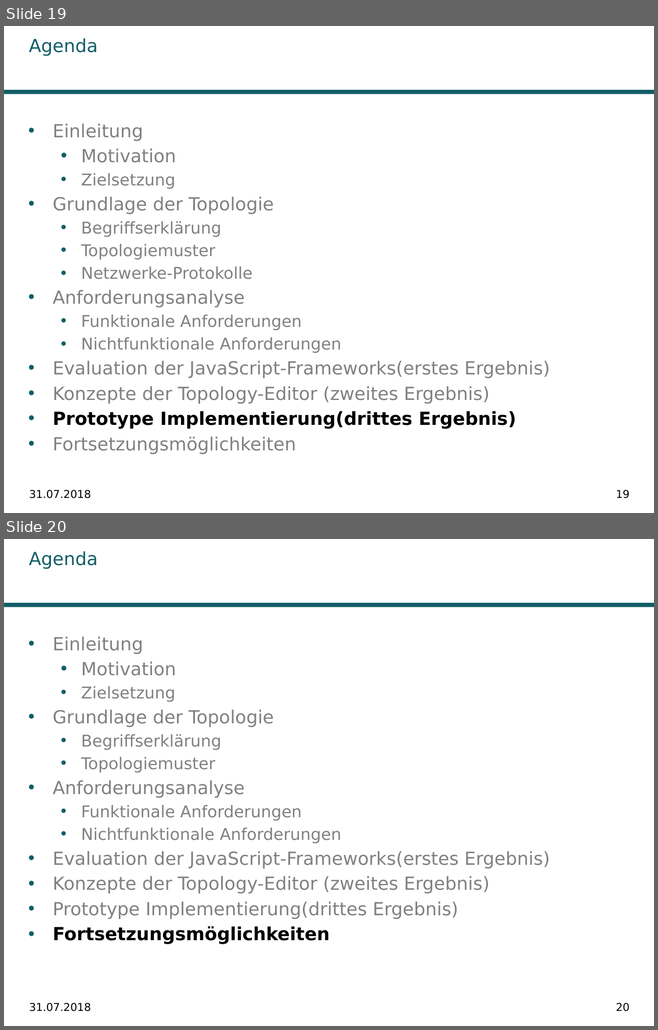
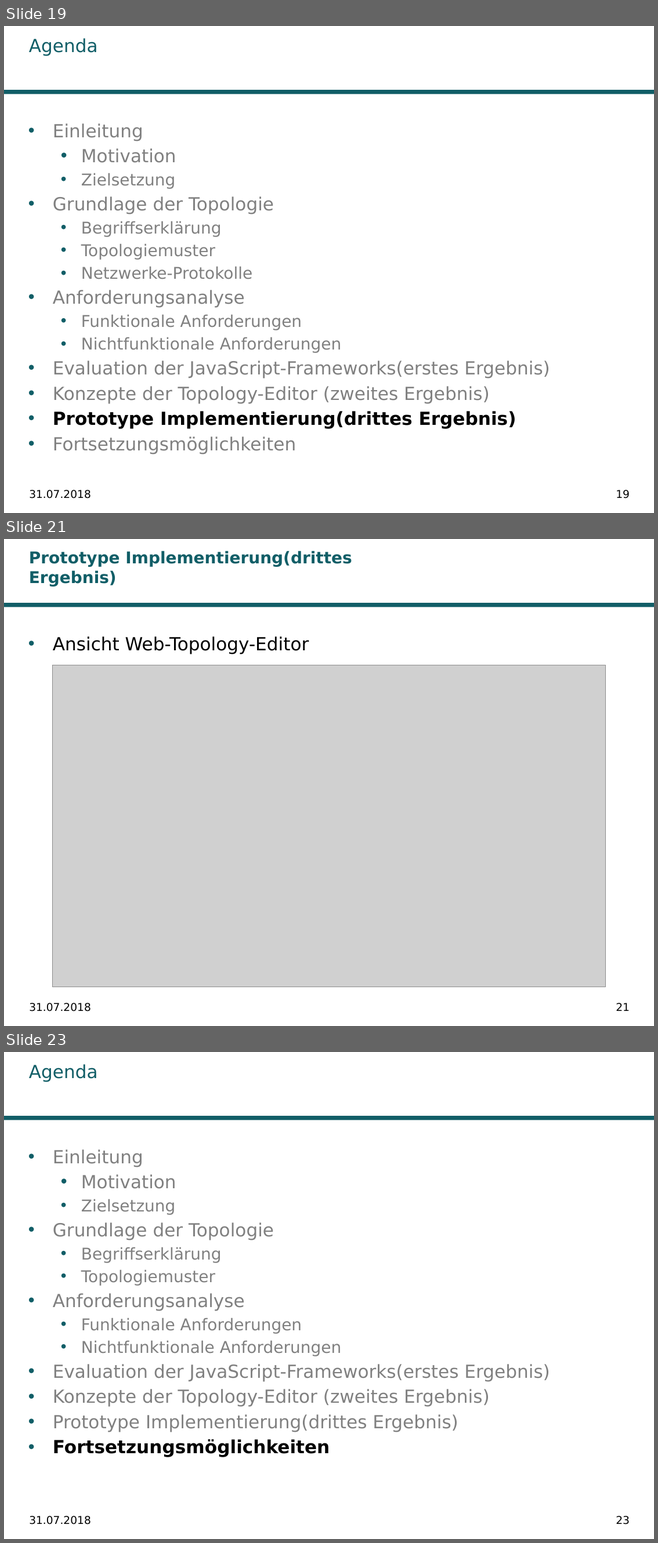
Before and after one commit to Ghislain1/zoe-fb-app, a slide deck: __Master-Abschlussarbeit.pptx. Shown one above the other, each under a label of ours: slides 19 and 20 before the commit, slides 19, 21 and 23 after it; the slides between them are not shown. The pictures are 658x1030 and 658x1543 pixels, drawn with LibreOffice and Linux fonts; fonts in the diff are those of the drawing; grey boxes stand for pictures; background and template pictures are left out. Boxes give left, top, right and bottom in pixels: in the first picture for what was removed or moved away, otherwise in the second. Text is boxed around its words. In the diff, an @@ line names an element or a change of style, - is before the commit and + after.

```diff
--- a/__Master-Abschlussarbeit.pptx
+++ b/__Master-Abschlussarbeit.pptx
@@ slide 21 added at (4, 539, 654, 1026), background #FFFFFF; not listed: 1 template element that a slide beside it also shows @@
@@ title added at (29, 551, 351, 587), 18 pt, text #115E67, bold @@
+Prototype Implementierung(drittes Ergebnis)
@@ text added at (53, 636, 309, 654), 20 pt, text #000000 @@
+• Ansicht Web-Topology-Editor
@@ picture added at (53, 665, 605, 987) @@
@@ text added at (29, 1003, 91, 1012), 12 pt, text #000000 @@
+31.07.2018
@@ page number added at (615, 1003, 629, 1011), 12 pt, text #000000 @@
+21
@@ what was slide 20 is now slide 23 @@
@@ page number at (615, 1516, 629, 1525): text changed @@
-20
+23
```
Also in this commit, not shown: 2 other slides added, 2 other files.
